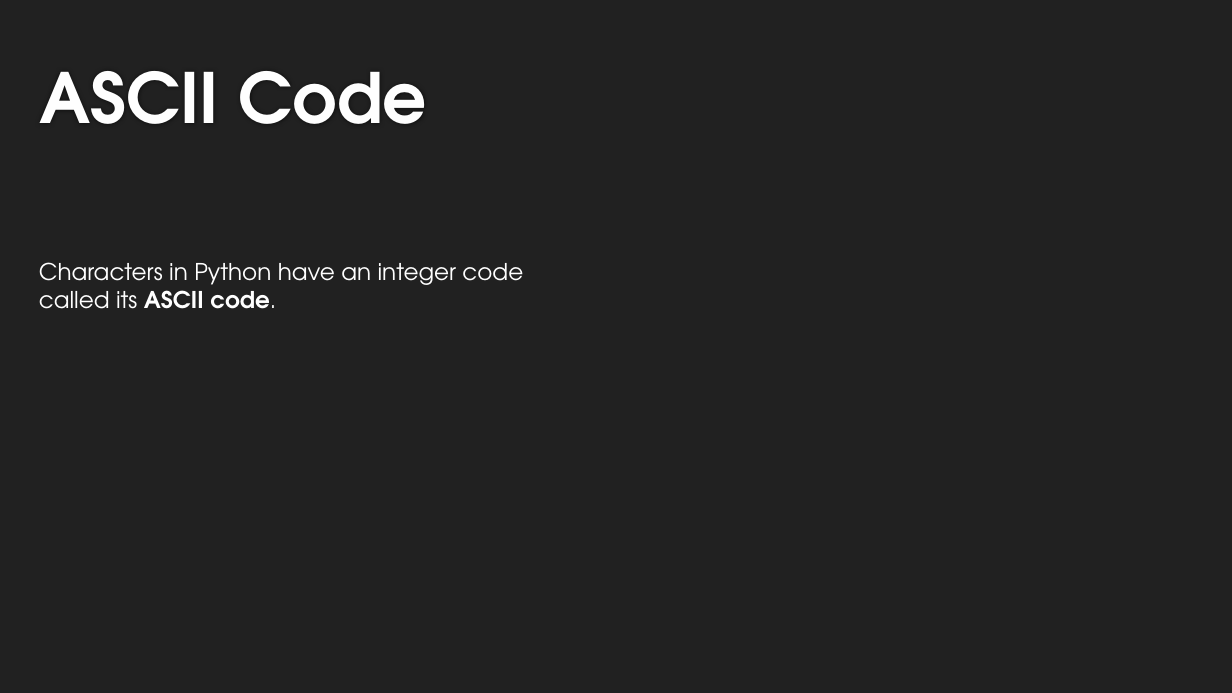
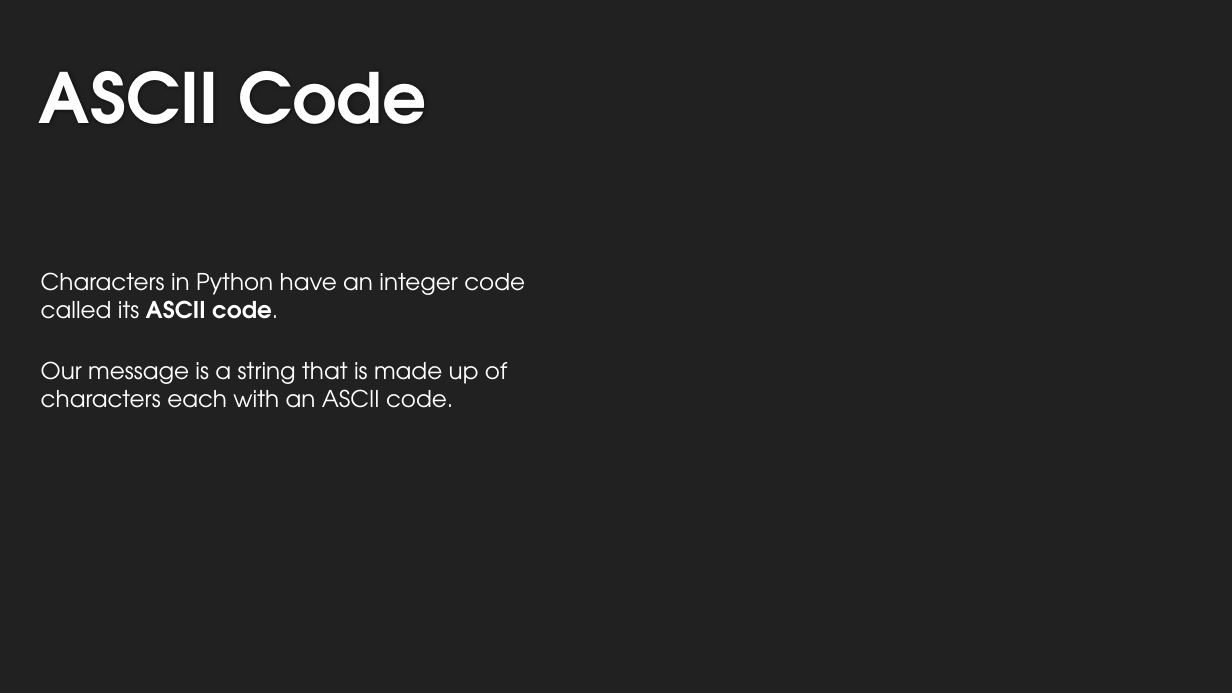
Before and after one commit to lexcass/UATeachLesson3, a slide deck: slide 16 of Lesson3.pptx (slide 9 before the commit). Drawn at 1232x693 pixels with LibreOffice and Linux fonts; fonts in the diff are those of the drawing; background and template pictures are left out. Boxes give left, top, right and bottom in pixels: in the first picture for what was removed or moved away, otherwise in the second. Text is boxed around its words. In the diff, an @@ line names an element or a change of style, - is before the commit and + after.

```diff
--- a/Lesson3.pptx
+++ b/Lesson3.pptx
@@ text "Characters in Python have an ...": place and size @@
-text "Characters in Python have an ..." at (39,262,523,309)
+text "Characters in Python have an ..." at (41,272,525,319)
@@ text "Characters in Python have an ..." at (41,272,525,319): text colour #FFFFFF to #F5F6F7 @@
@@ text added at (41,361,507,408), 18 pt, text #F5F6F7 @@
+Our message is a string that is made up of characters each with an ASCII code.
```
Also in this commit, not shown: 8 other slides changed, 15 slides added.
